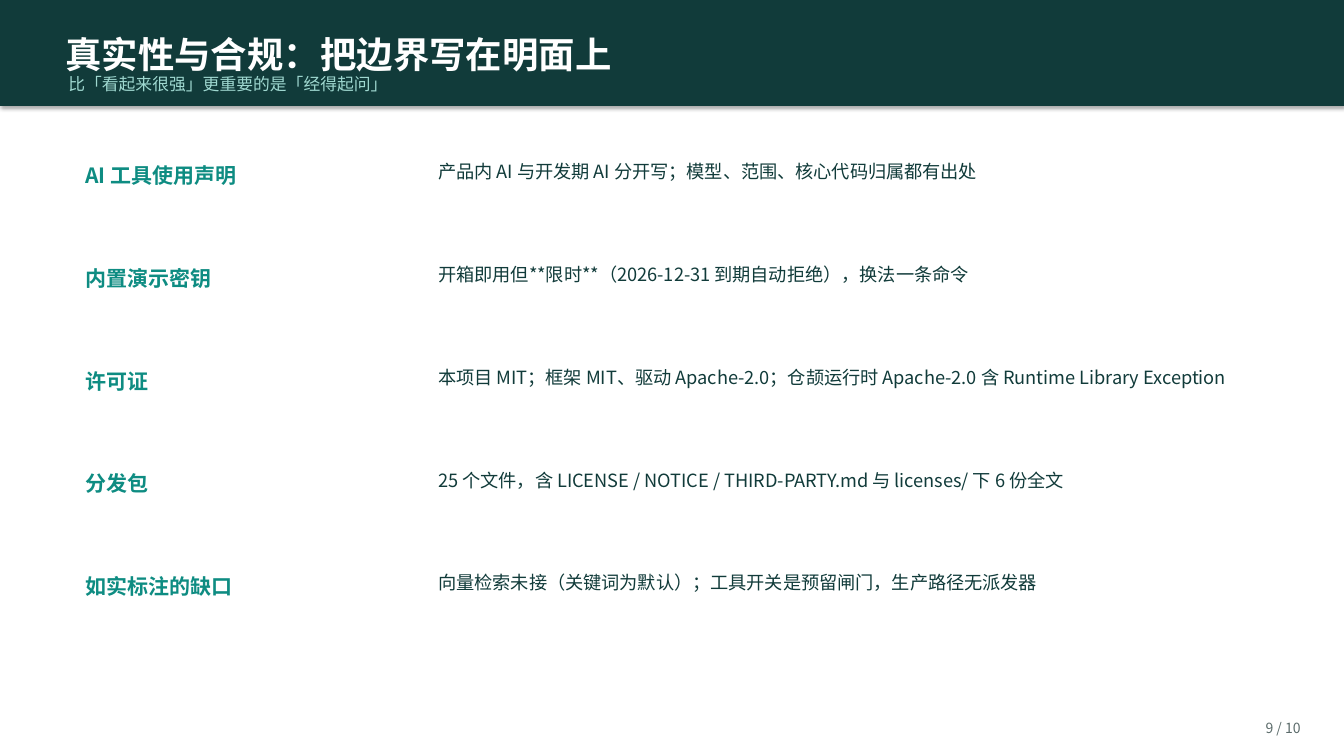
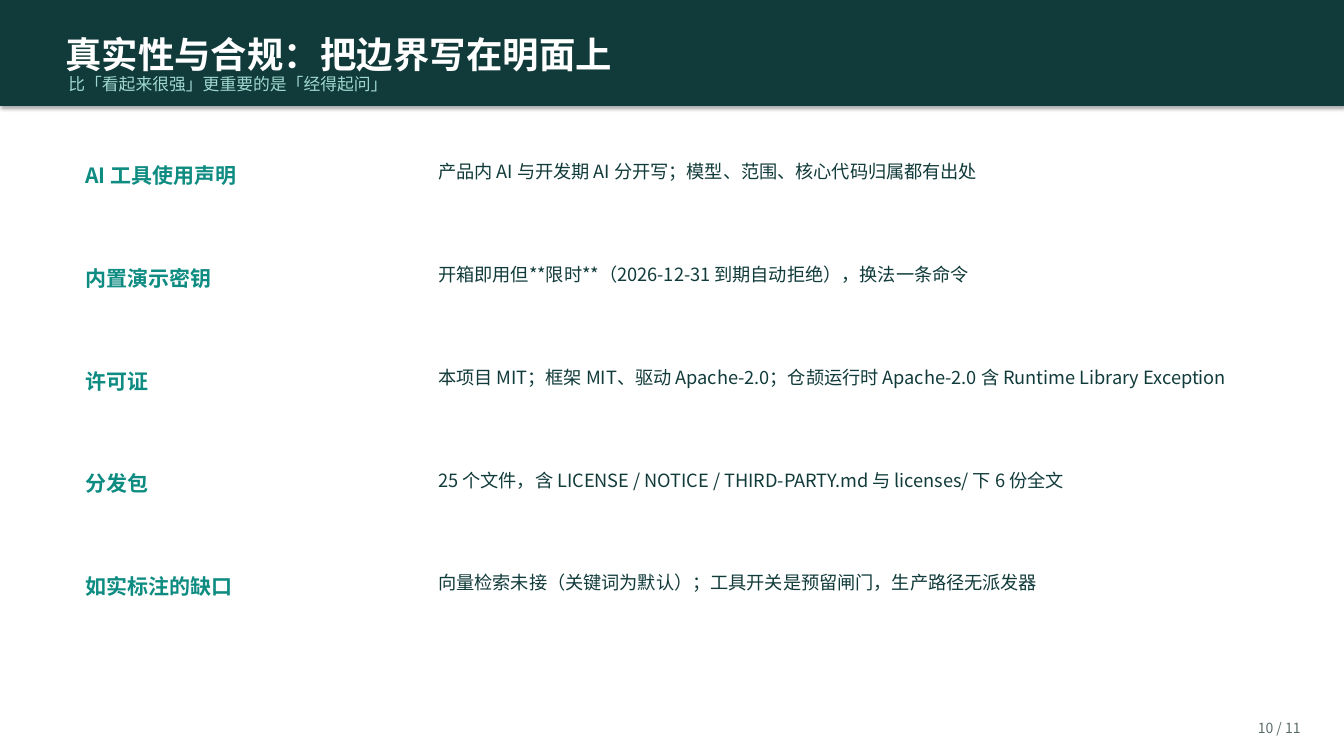
Before and after one commit to XueDric/smart_hospital, a slide deck: slide 10 of docs/答辩演示-2026-10-21.pptx (slide 9 before the commit). Drawn at 1344x756 pixels with LibreOffice and Linux fonts; fonts in the diff are those of the drawing. Boxes give left, top, right and bottom in pixels: in the first picture for what was removed or moved away, otherwise in the second. Text is boxed around its words. In the diff, an @@ line names an element or a change of style, - is before the commit and + after.

```diff
--- a/docs/答辩演示-2026-10-21.pptx
+++ b/docs/答辩演示-2026-10-21.pptx
@@ text at bbox=[1258, 722, 1301, 733]: text changed @@
-9 / 10
+10 / 11
```
Also in this commit, not shown: 8 other slides changed, 1 slide added, 4 other files.
